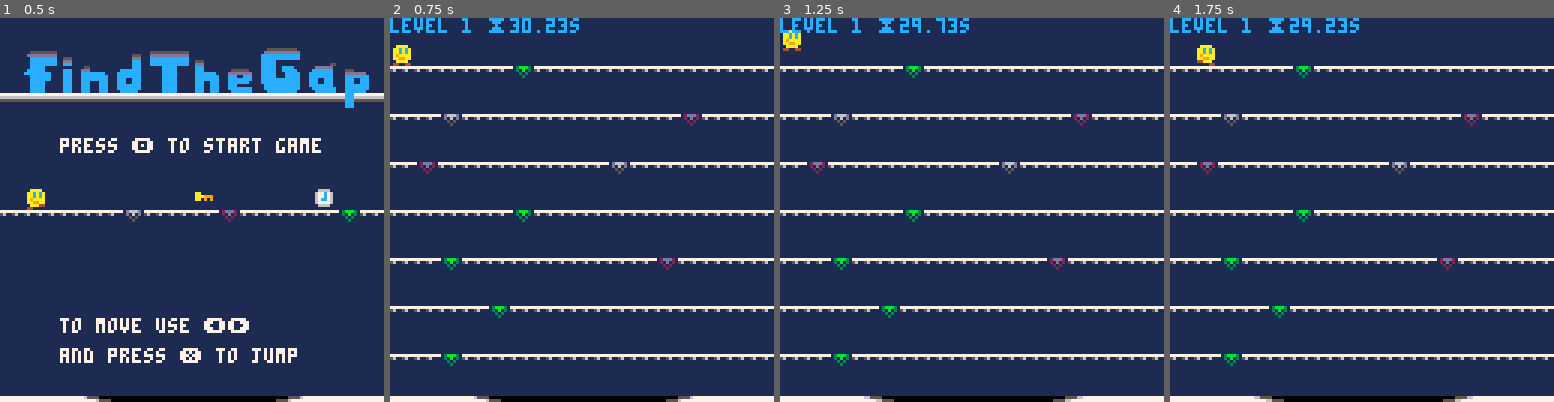
Above: before the commit, frames 1-4 (left to right).
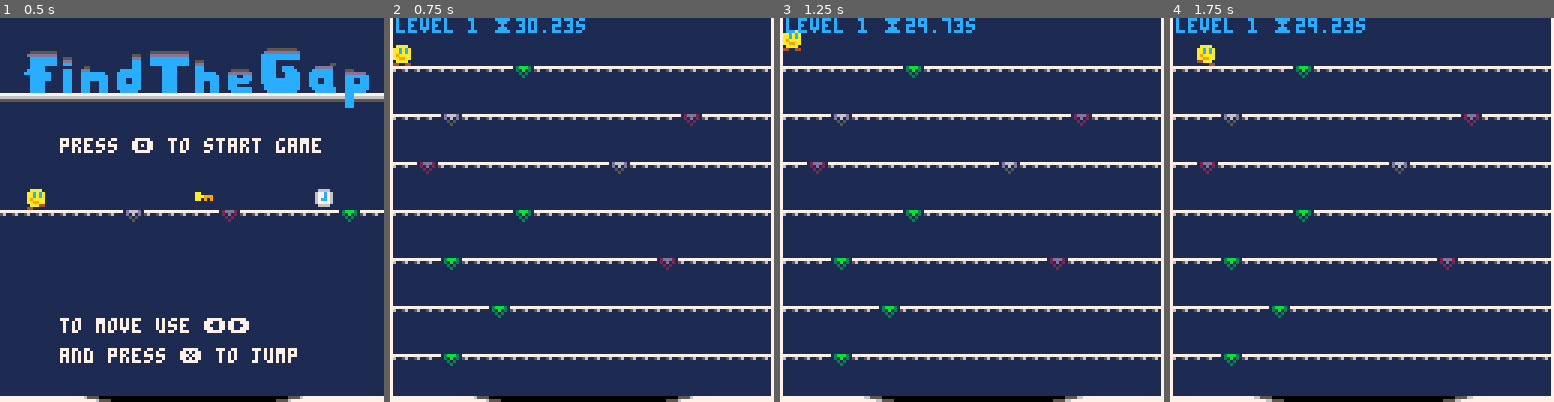
Above: after the commit, the same moments.

Repository: broquaint/pico8-carts
Game: PICO-8 cartridge findthegap.p8
Same seed, same stepped clock (60 frames per second), same inputs: the game is played once before the commit and once after it.
Inputs:
- Up to frame 1 (0.5 s): tap X (X key) at 0.33 s
- Up to frame 2 (0.75 s): tap O (Z key) at 0.7 s
- Up to frame 3 (1.25 s): tap X (X key) at 1.07 s
- Up to frame 4 (1.75 s): hold Right from 1.6 s (still down); tap O (Z key) at 1.7 s

Frame 1 is identical in both runs. In frame 2, 2.3% of the frame differs, in the area x 0-100%, y 0-99%; in frame 3, 2.3%; in frame 4, 2.3%.

Commit message:
Draw walls for warp item effect
Now it's clearer that there _are_ walls and if you have the warp item
then they disappear.

Diff:
--- a/findthegap.p8
+++ b/findthegap.p8
@@ -284,9 +284,9 @@
                facing = 3
             end
             if (btn(1)) then
-               if current_item[4] == item_warp and x >= 120 then
+               if current_item[4] == item_warp and x >= 119 then
                   x = 0
-               elseif x < 120 then
+               elseif x < 119 then
                   x += dx
                end
                facing = 4
@@ -535,6 +535,11 @@
       spr(item[3], item[1], item[2])
    end
 
+   if current_item[4] != item_warp then
+      line(0, 0, 0, 128, 7)
+      line(127, 0, 127, 128, 7)
+   end
+
    if gamestate != state_no_void and #current_item > 0 then
       spr(current_item[3], 118, 0)
    end
@@ -578,14 +583,14 @@
       else
          msg = msg .. ', reached lvl ' .. level
       end
-      print('press 🅾️ to retry', 0, 120, 12)
+      print('press 🅾️ to retry', 2, 120, 12)
    else
       msg = 'entered void with ' .. nice_time((time_limit - (lvldone - begin)) + extra_time) .. 's left'
-      print('press 🅾️ to proceed', 0, 120, 12)
+      print('press 🅾️ to proceed', 2, 120, 12)
    end
 
 --   print(msg .. ': '.. lvltime .. 's [' .. x .. " x " .. y .. '] ', 0, 0, 12)
-   print(msg, 0, 0, 12)
+   print(msg, 2, 0, 12)
 end
 
 function nice_time(inms)
